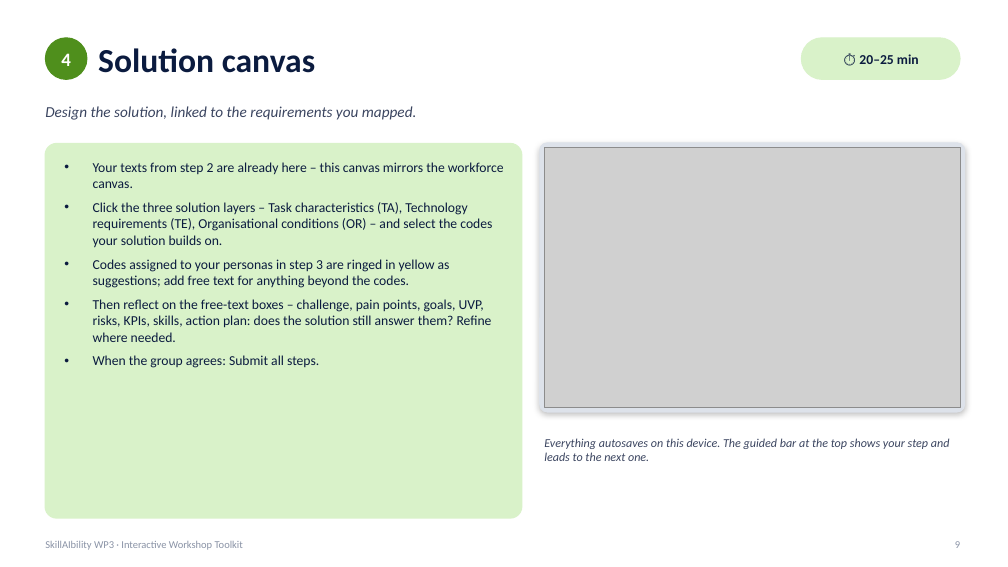
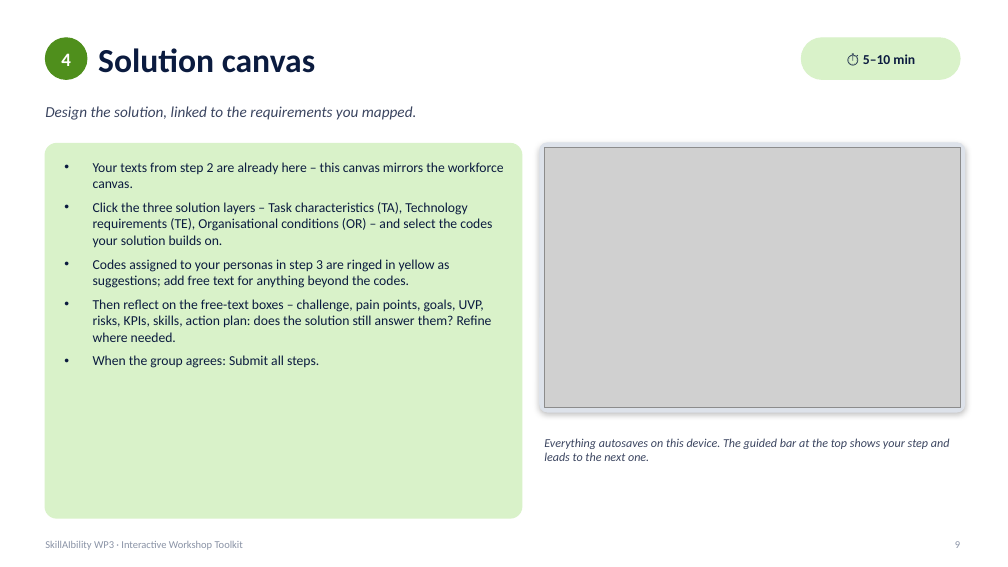
Before and after one commit to DiamondCao1996/SkillAIbility-WP3, a slide deck: slide 9 of docs/SkillAIbility_WP3_Workshop_Procedure.pptx. Drawn at 1008x567 pixels with LibreOffice and Linux fonts; fonts in the diff are those of the drawing; grey boxes stand for pictures. Boxes give left, top, right and bottom in pixels: in the first picture for what was removed or moved away, otherwise in the second. Text is boxed around its words. In the diff, an @@ line names an element or a change of style, - is before the commit and + after.

```diff
--- a/docs/SkillAIbility_WP3_Workshop_Procedure.pptx
+++ b/docs/SkillAIbility_WP3_Workshop_Procedure.pptx
@@ text at box(863, 54, 915, 64): text changed @@
-⏱ 20–25 min
+⏱ 5–10 min
```
Also in this commit, not shown: 3 other slides changed, 2 other files.
